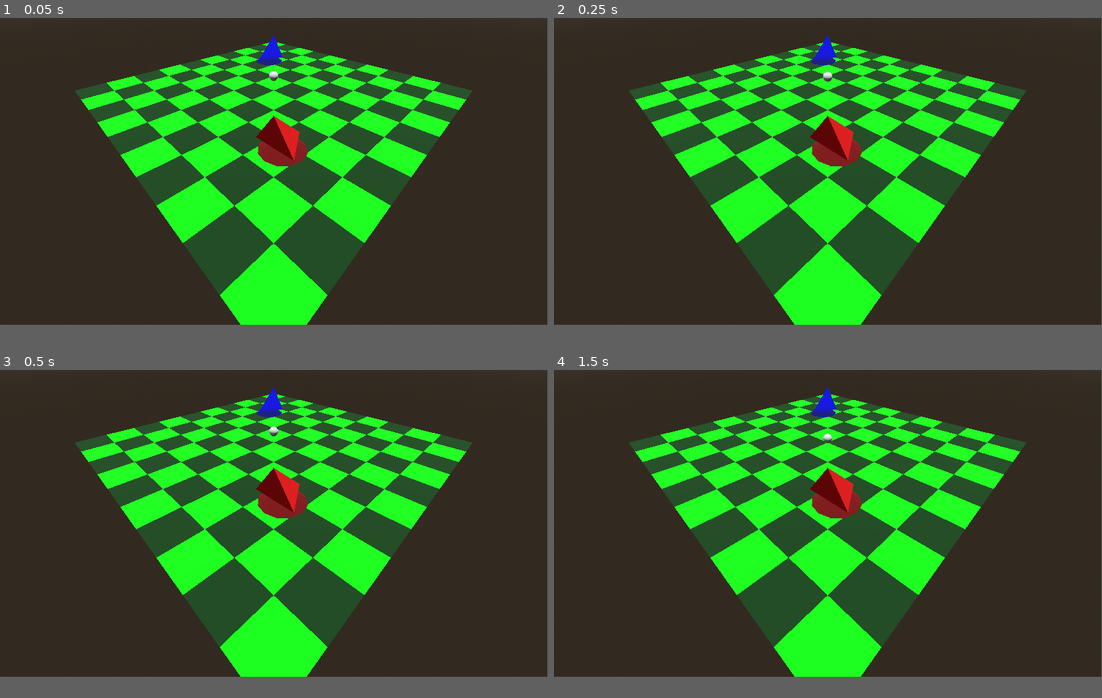
Above: before the commit, frames 1-4 (two rows, left to right).
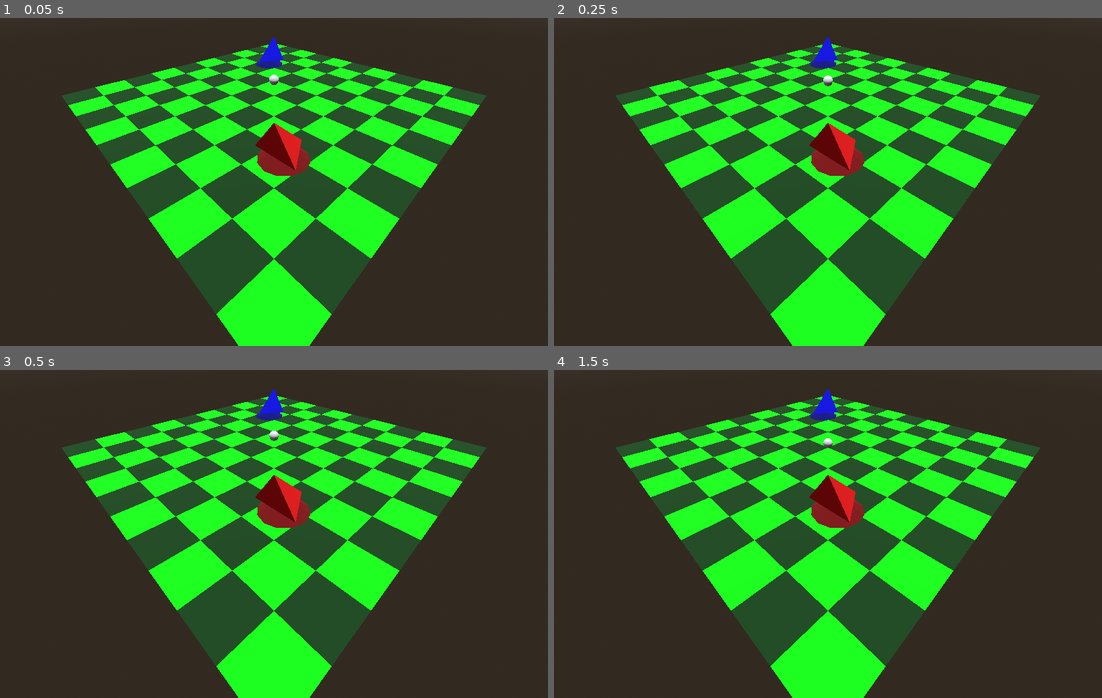
Above: after the commit, the same moments.

Repository: soerenkoehler/openblazer
Game: Godot game, scene res://main.tscn
Two runs of this game, one before a commit and one after it. Both use one fixed random seed, a clock stepped at 60 frames per second and the inputs below.
Inputs:
- Up to frame 1 (0.05 s): no input
- Up to frame 2 (0.25 s): no input
- Up to frame 3 (0.5 s): no input
- Up to frame 4 (1.5 s): tap Enter at 0.5 s; tap Space at 1.25 s
In our replay, the window is 799x449 before the commit and 800x480 after it. These sizes can differ from the game's own. Grey fills any space a smaller window leaves; there, only what the larger window draws over its background counts as a difference.

The runs differ from the first frame. In frame 1, 18% of the frame differs, in the area x 11-89%, y 5-100%; in frame 2, 18%; in frame 3, 18%; in frame 4, 18%.

Commit message:
full screen toggle

Diff:
--- /dev/null
+++ b/game/main.gd
@@ -0,0 +1,8 @@
+extends Node3D
+
+func _input(event: InputEvent) -> void:
+	if event.is_action_pressed("full_screen"):
+		if super.get_window().mode == Window.MODE_FULLSCREEN:
+			super.get_window().mode = Window.MODE_WINDOWED
+		else:
+			super.get_window().mode = Window.MODE_FULLSCREEN
--- a/game/main.tscn
+++ b/game/main.tscn
@@ -1,5 +1,6 @@
 [gd_scene format=4 uid="uid://gyfurjc54xl1"]
 
+[ext_resource type="Script" uid="uid://bh3xxfigt5btp" path="res://main.gd" id="1_h2yge"]
 [ext_resource type="Texture2D" uid="uid://b0elvbweai7ni" path="res://img/checker_w.png" id="1_ig7tw"]
 [ext_resource type="PackedScene" uid="uid://de3okia1plc2x" path="res://3d/droid.gltf" id="2_0xm2m"]
 
@@ -133,6 +134,7 @@
 albedo_color = Color(0, 0, 0.5, 1)
 
 [node name="Main" type="Node3D" unique_id=579512571]
+script = ExtResource("1_h2yge")
 
 [node name="Light" type="DirectionalLight3D" parent="." unique_id=240048722]
 transform = Transform3D(1, 0, 0, 0, -4.371139e-08, 1, 0, -1, -4.371139e-08, 0, 100, 0)
--- a/game/project.godot
+++ b/game/project.godot
@@ -14,6 +14,21 @@
 run/main_scene="uid://gyfurjc54xl1"
 config/features=PackedStringArray("4.6", "Mobile")
 
+[display]
+
+window/size/viewport_width=1280
+window/size/viewport_height=768
+window/size/mode=3
+window/size/mode.editor=0
+
+[input]
+
+full_screen={
+"deadzone": 0.2,
+"events": [Object(InputEventKey,"resource_local_to_scene":false,"resource_name":"","device":0,"window_id":0,"alt_pressed":false,"shift_pressed":false,"ctrl_pressed":false,"meta_pressed":false,"pressed":false,"keycode":0,"physical_keycode":4194342,"key_label":0,"unicode":0,"location":0,"echo":false,"script":null)
+]
+}
+
 [physics]
 
 3d/physics_engine="Jolt Physics"
Not shown, added: game/main.gd.uid
Not shown, changed: .gitignore
